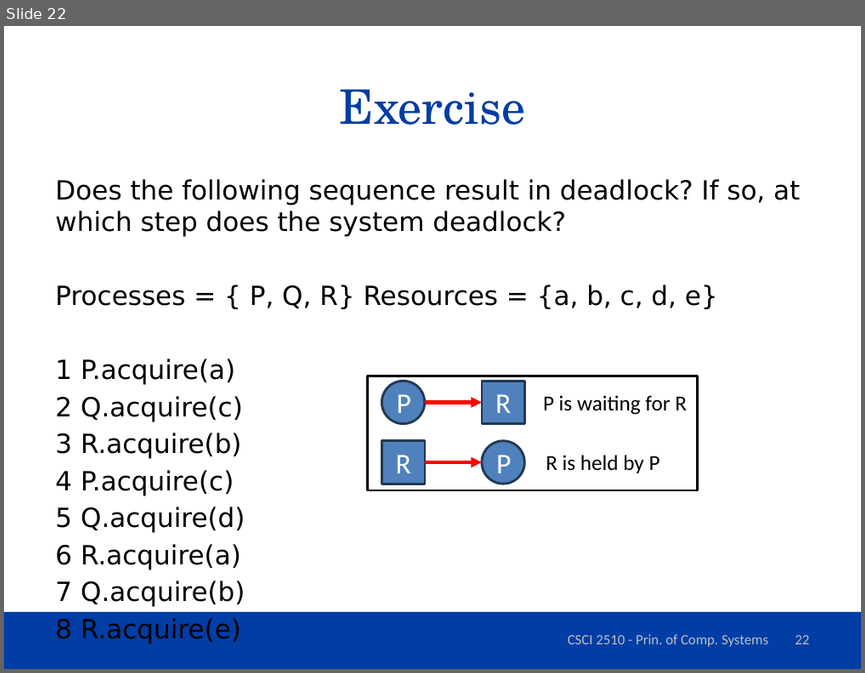
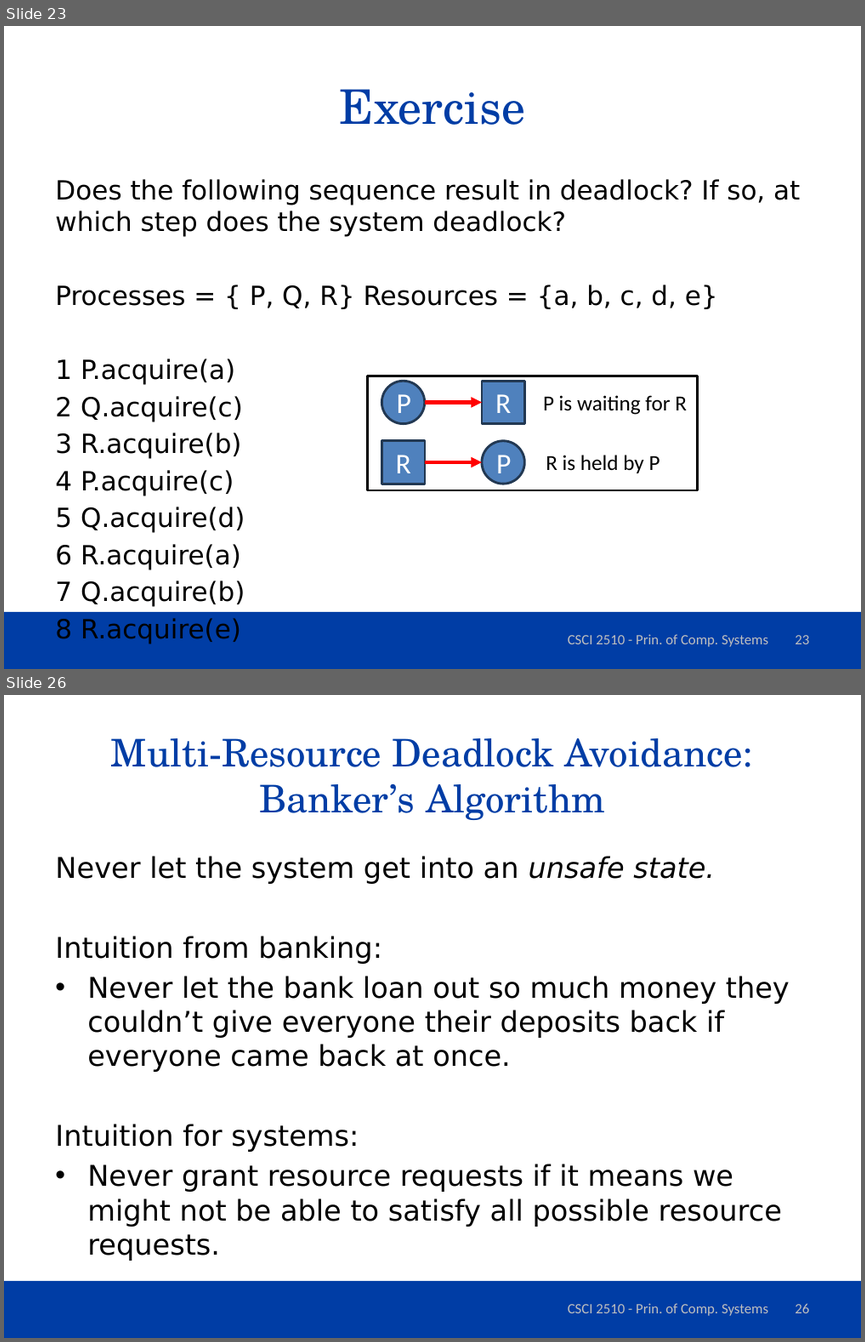
Before and after one commit to dferry/dferry.github.io, a slide deck: csci2510/slides/Deadlock.pptx. Shown one above the other, each under a label of ours: slide 22 before the commit, slides 23 and 26 after it; the slides between them are not shown. The pictures are 865x673 and 865x1342 pixels, drawn with LibreOffice and Linux fonts; fonts in the diff are those of the drawing; background and template pictures are left out. Boxes give left, top, right and bottom in pixels: in the first picture for what was removed or moved away, otherwise in the second. Text is boxed around its words. In the diff, an @@ line names an element or a change of style, - is before the commit and + after.

Commit message:
deadlock avoidance and prevention slides added

```diff
--- a/csci2510/slides/Deadlock.pptx
+++ b/csci2510/slides/Deadlock.pptx
@@ slide 26 added at (x1=4, y1=695, x2=861, y2=1338), background #FFFFFF; not listed: 1 template element that a slide beside it also shows @@
@@ title added at (x1=111, y1=738, x2=753, y2=820), 32 pt, text #003DA5 @@
+Multi-Resource Deadlock Avoidance: Banker’s Algorithm
@@ text added at (x1=55, y1=856, x2=789, y2=1260), 24 pt, text #000000 @@
+Never let the system get into an unsafe state.
+Intuition from banking:
+• Never let the bank loan out so much money they couldn’t give everyone their deposits back if everyone came back at once.
+Intuition for systems:
+• Never grant resource requests if it means we might not be able to satisfy all possible resource requests.
@@ text added at (x1=568, y1=1303, x2=768, y2=1315), 12 pt, text #BFBFBF @@
+CSCI 2510 - Prin. of Comp. Systems
@@ page number added at (x1=794, y1=1303, x2=809, y2=1313), 12 pt, text #BFBFBF @@
+26
@@ what was slide 22 is now slide 23 @@
@@ page number at (x1=794, y1=635, x2=809, y2=644): text changed @@
-22
+23
```
Also in this commit, not shown: 1 slide changed, 12 other slides added, 1 other file.
